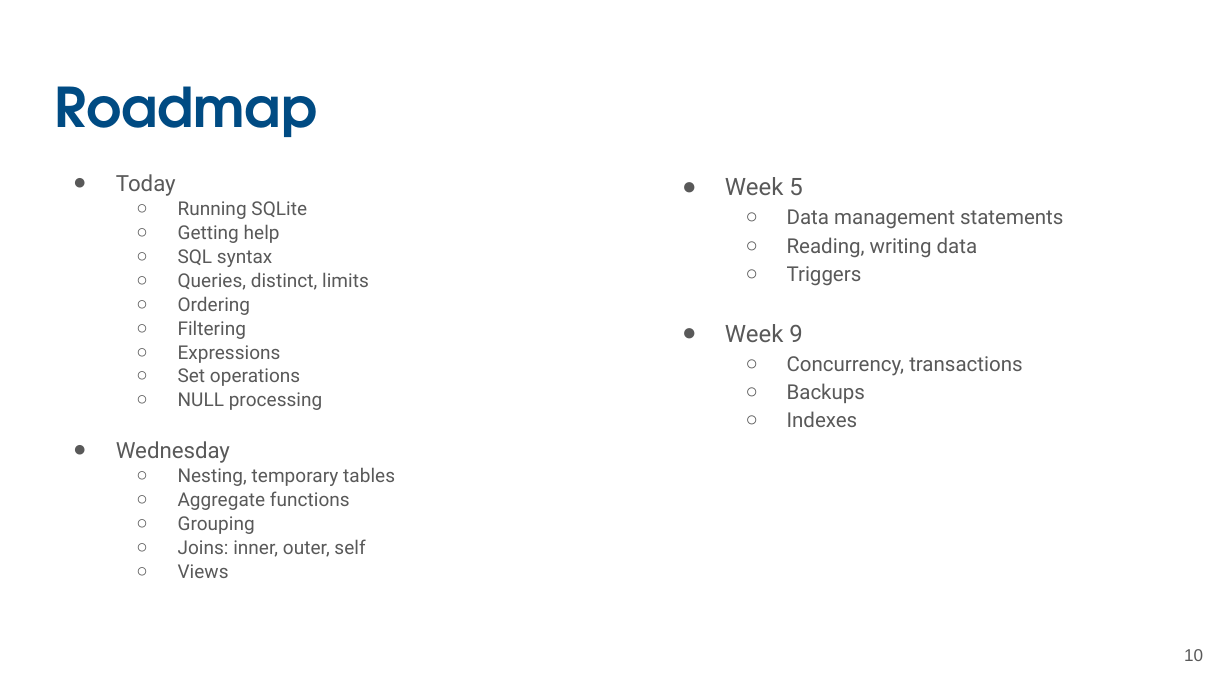
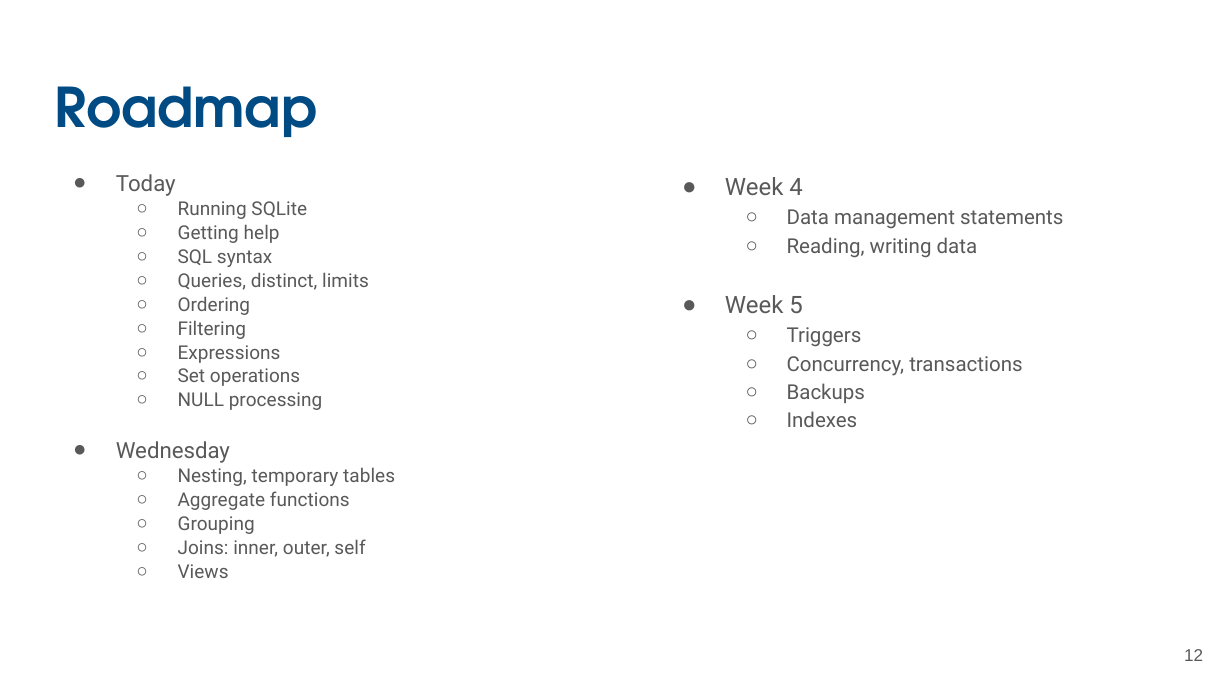
Before and after one commit to UCSB-Library-Research-Data-Services/bren-eds213, a slide deck: slide 12 of modules/week03/slides-03.pptx (slide 10 before the commit). Drawn at 1232x693 pixels with LibreOffice and Linux fonts; fonts in the diff are those of the drawing. Boxes give left, top, right and bottom in pixels: in the first picture for what was removed or moved away, otherwise in the second. Text is boxed around its words. In the diff, an @@ line names an element or a change of style, - is before the commit and + after.

Commit message:
Add week 3 module

```diff
--- a/modules/week03/slides-03.pptx
+++ b/modules/week03/slides-03.pptx
@@ text at box(725, 177, 802, 195): text changed @@
-● Week 5
+● Week 4
@@ text at box(725, 295, 802, 313): paragraph added @@
+● Week 5
@@ text at box(725, 324, 802, 342): paragraph removed @@
-● Week 9
@@ page number at box(1184, 649, 1203, 661): text changed @@
-10
+12
```
Also in this commit, not shown: 5 other slides changed, 2 slides added, 2 slides removed, 5 other files.
